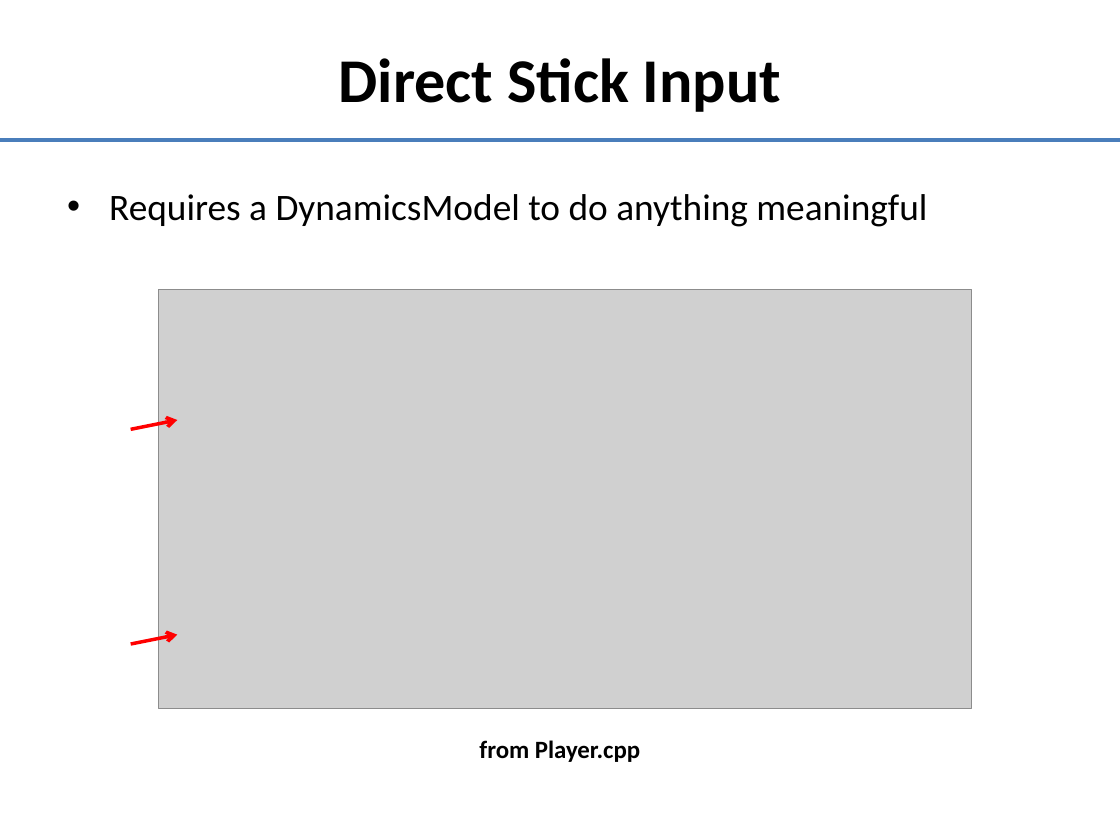
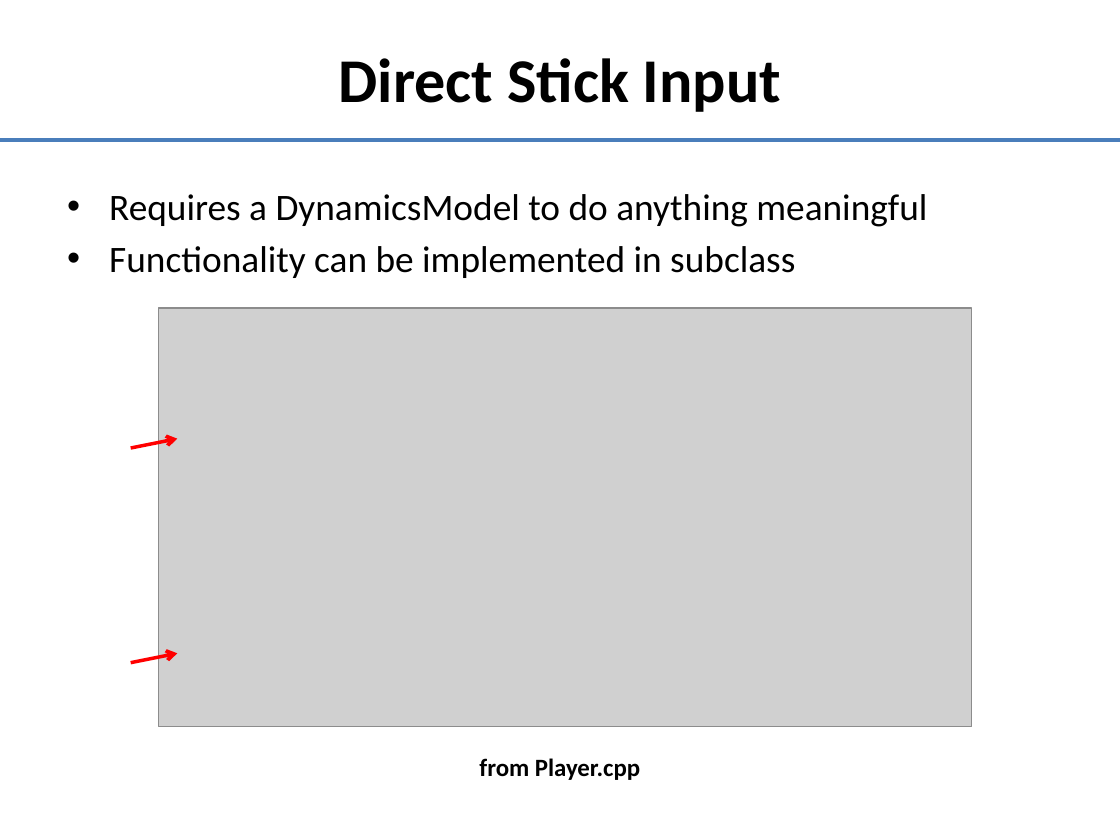
Before and after one commit to doughodson/OpenEaagles, a slide deck: slide 11 of doc/umlDiagrams/player-control-logic.pptx (slide 9 before the commit). Drawn at 1120x840 pixels with LibreOffice and Linux fonts; fonts in the diff are those of the drawing; grey boxes stand for pictures. Boxes give left, top, right and bottom in pixels: in the first picture for what was removed or moved away, otherwise in the second. Text is boxed around its words. In the diff, an @@ line names an element or a change of style, - is before the commit and + after.

```diff
--- a/doc/umlDiagrams/player-control-logic.pptx
+++ b/doc/umlDiagrams/player-control-logic.pptx
@@ text at (109, 246, 795, 278): paragraph added @@
+• Functionality can be implemented in subclass
@@ 2 arrows, 1 picture, 1 text: place and size @@
-2 arrows, 1 picture, 1 text at (131, 289, 972, 762)
+2 arrows, 1 picture, 1 text at (131, 308, 972, 780)
```
Also in this commit, not shown: 11 other slides changed, 5 slides added, 1 other file.
